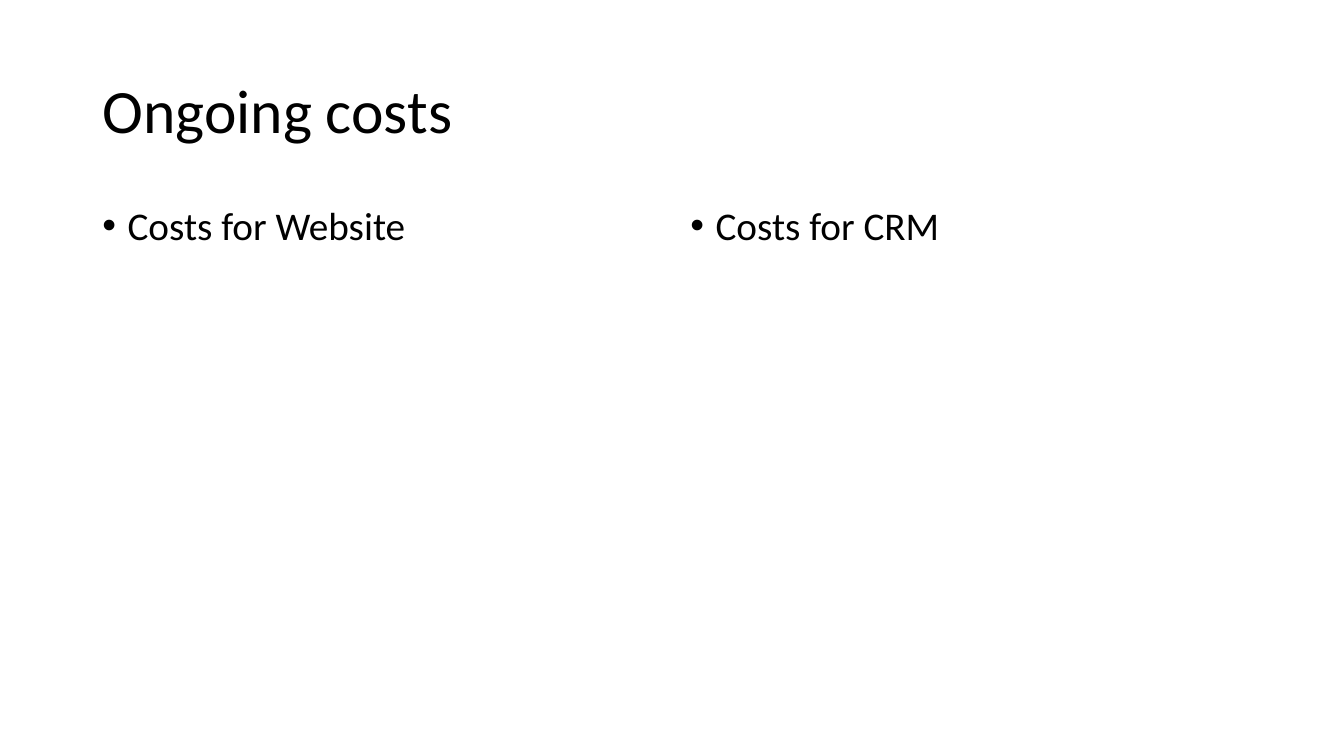
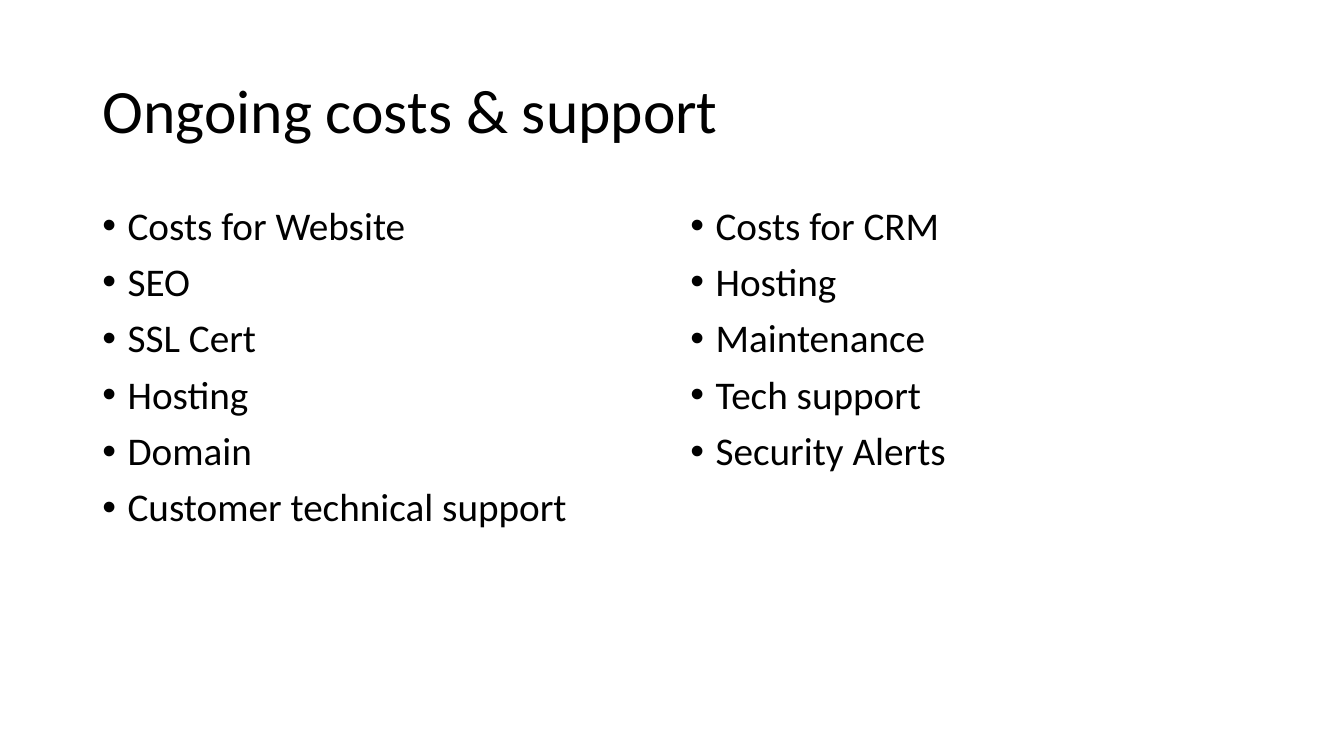
Before and after one commit to Christopher-Annandale/davetoys, a slide deck: slide 3 of Presentation slides.pptx. Drawn at 1344x756 pixels with LibreOffice and Linux fonts; fonts in the diff are those of the drawing. Boxes give left, top, right and bottom in pixels: in the first picture for what was removed or moved away, otherwise in the second. Text is boxed around its words. In the diff, an @@ line names an element or a change of style, - is before the commit and + after.

```diff
--- a/Presentation slides.pptx
+++ b/Presentation slides.pptx
@@ title at (x1=102, y1=90, x2=718, y2=144): text changed @@
-Ongoing costs
+Ongoing costs & support
@@ text at (x1=716, y1=269, x2=946, y2=472): paragraphs added @@
+• Hosting
+• Maintenance
+• Tech support
+• Security Alerts
@@ text at (x1=128, y1=270, x2=566, y2=528): paragraphs added @@
+• SEO
+• SSL Cert
+• Hosting
+• Domain
+• Customer technical support
```
Also in this commit, not shown: 3 other slides changed, 1 slide removed.
